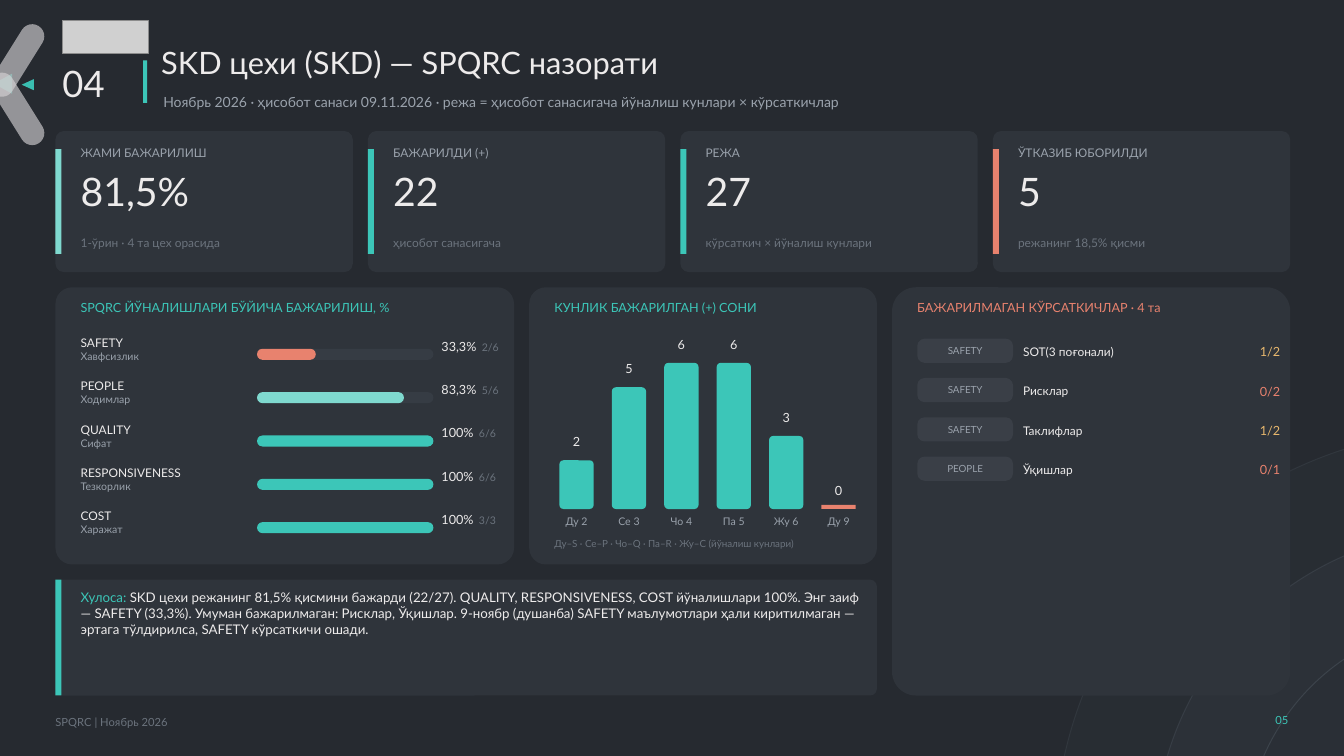
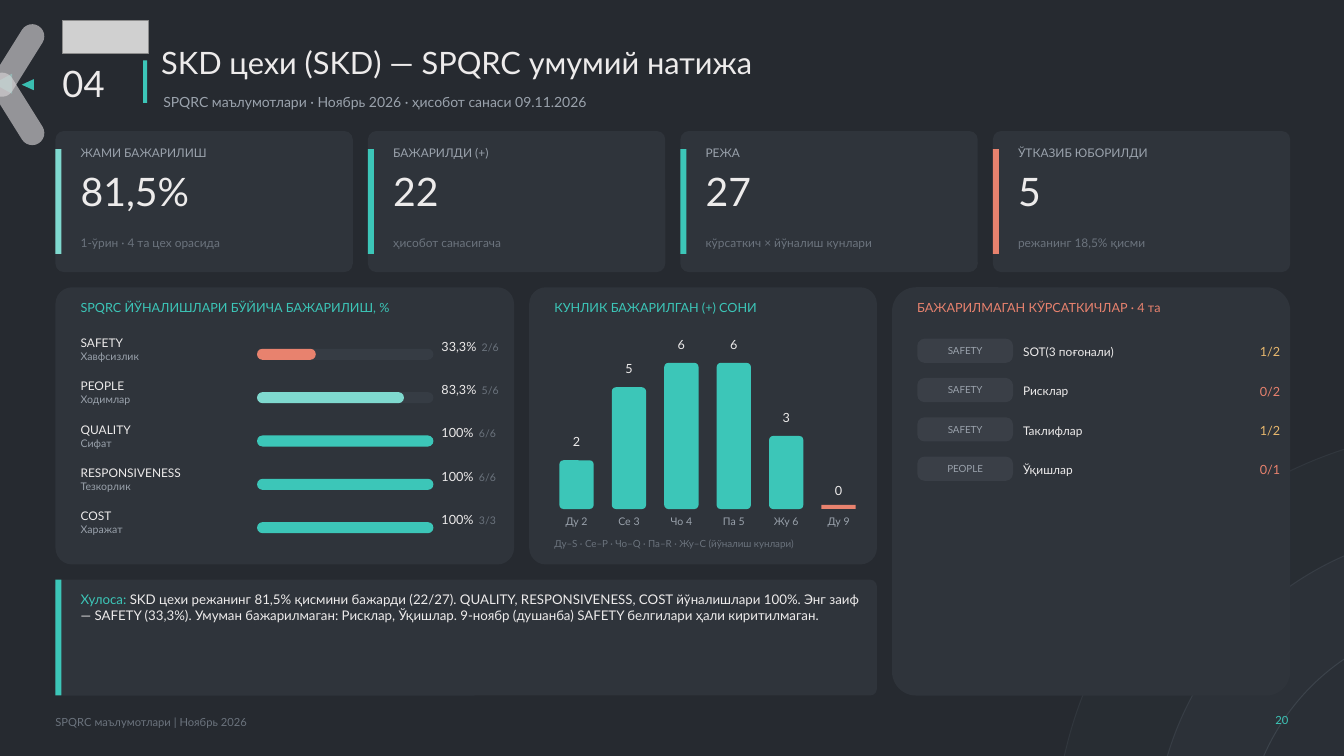
Before and after one commit to ula0740-ux/Loyha-, a slide deck: slide 20 of hisobot/spqrc/SPQRC_Noyabr_2026_sexlar.pptx (slide 5 before the commit). Drawn at 1344x756 pixels with LibreOffice and Linux fonts; fonts in the diff are those of the drawing; grey boxes stand for pictures. Boxes give left, top, right and bottom in pixels: in the first picture for what was removed or moved away, otherwise in the second. Text is boxed around its words. In the diff, an @@ line names an element or a change of style, - is before the commit and + after.

```diff
--- a/hisobot/spqrc/SPQRC_Noyabr_2026_sexlar.pptx
+++ b/hisobot/spqrc/SPQRC_Noyabr_2026_sexlar.pptx
@@ text at (x1=161, y1=50, x2=752, y2=80): text changed @@
-SKD цехи (SKD) — SPQRC назорати
+SKD цехи (SKD) — SPQRC умумий натижа
@@ text at (x1=163, y1=97, x2=586, y2=110): text changed @@
-Ноябрь 2026 · ҳисобот санаси 09.11.2026 · режа = ҳисобот санасигача йўналиш кунлари × кўрсаткичлар
+SPQRC маълумотлари · Ноябрь 2026 · ҳисобот санаси 09.11.2026
@@ text at (x1=81, y1=594, x2=859, y2=623): text changed @@
-Хулоса: SKD цехи режанинг 81,5% қисмини бажарди (22/27). QUALITY, RESPONSIVENESS, COST йўналишлари 100%. Энг заиф — SAFETY (33,3%). Умуман бажарилмаган: Рисклар, Ўқишлар. 9-ноябр (душанба) SAFETY маълумотлари ҳали киритилмаган — эртага тўлдирилса, SAFETY кўрсаткичи ошади.
+Хулоса: SKD цехи режанинг 81,5% қисмини бажарди (22/27). QUALITY, RESPONSIVENESS, COST йўналишлари 100%. Энг заиф — SAFETY (33,3%). Умуман бажарилмаган: Рисклар, Ўқишлар. 9-ноябр (душанба) SAFETY белгилари ҳали киритилмаган.
@@ text at (x1=55, y1=718, x2=247, y2=728): text changed @@
-SPQRC | Ноябрь 2026
+SPQRC маълумотлари | Ноябрь 2026
@@ text at (x1=1275, y1=716, x2=1288, y2=724): text changed @@
-05
+20
```
Also in this commit, not shown: 4 other slides changed, 20 slides added, 33 other files.
